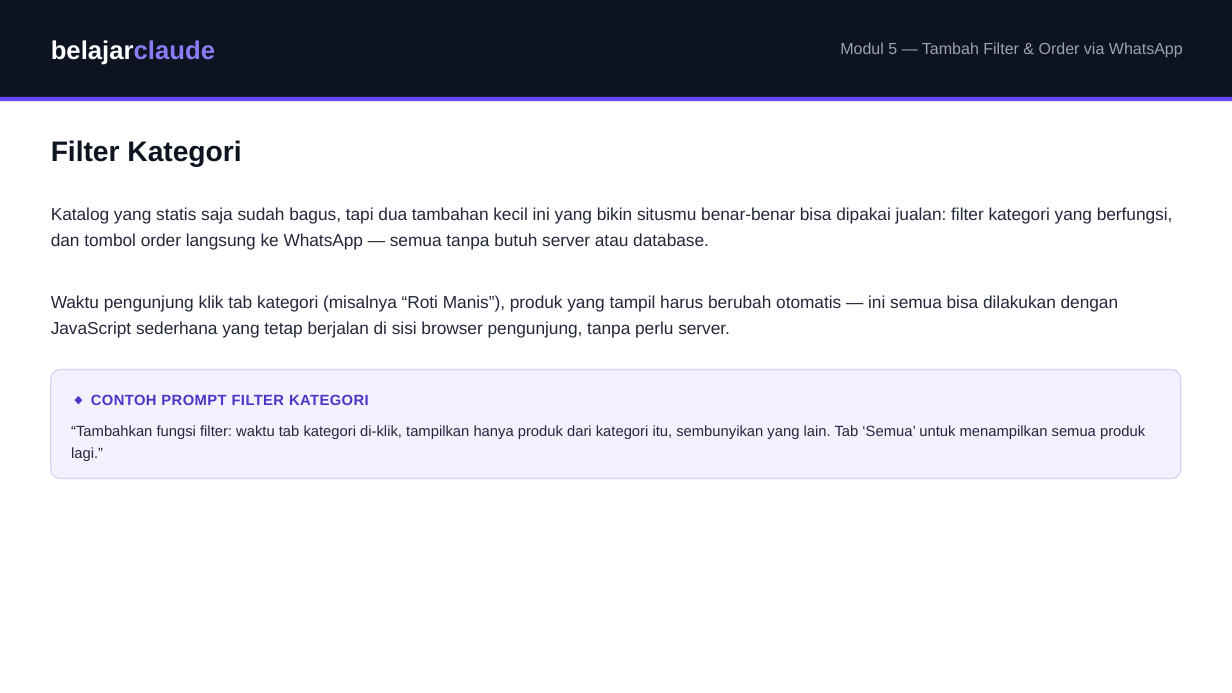
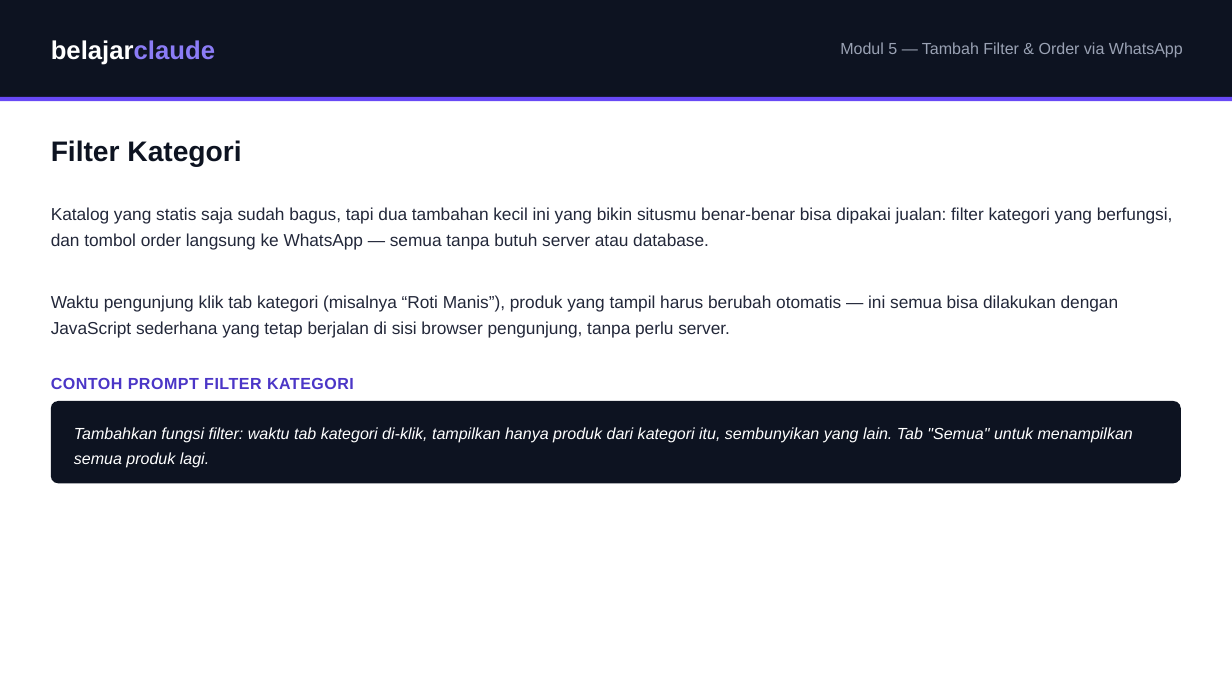
Before and after one commit to juliautomo/belajar-claude, a slide deck: slide 2 of Bikin-Website/M05-Tambah-Filter-Order-via-WhatsApp/BW-M05-Tambah-Filter-Order-via-WhatsApp.pptx. Drawn at 1232x693 pixels with LibreOffice and Linux fonts; fonts in the diff are those of the drawing. Boxes give left, top, right and bottom in pixels: in the first picture for what was removed or moved away, otherwise in the second. Text is boxed around its words. In the diff, an @@ line names an element or a change of style, - is before the commit and + after.

Commit message:
Align Bikin Website deck prompt-box styling with Analisis Data's
Analisis Data's decks visually distinguish an actual copy-paste prompt with
a dedicated dark-navy italic box (promptBox in ad_style.js), separate from
its light-purple instructional callouts. The Bikin Website decks were
showing example prompts inside the same generic light-purple callout as
regular tips, losing that distinction.

- M02, M04, M05: converted existing 'Contoh Prompt ...' callouts to a
  purple section label + dark prompt box, matching AD's exact pattern and
  colors.
- M01, M03, M08: added a prompt-box teaching moment where the module had
  none before, despite the site's own content page (bikin-website-content.html)
  already showing a real prompt at that point (.prompt-box class) -- pulled
  the exact wording from there so deck and site content agree.
- M06, M07 unchanged in content (GitHub/Vercel setup has no prompt-writing
  step, matching AD's own pattern of skipping promptBox where it doesn't apply).

Visually verified against rendered AD-M05 slides -- same navy/purple/green
palette, same box treatment, no overflow.

```diff
--- a/Bikin-Website/M05-Tambah-Filter-Order-via-WhatsApp/BW-M05-Tambah-Filter-Order-via-WhatsApp.pptx
+++ b/Bikin-Website/M05-Tambah-Filter-Order-via-WhatsApp/BW-M05-Tambah-Filter-Order-via-WhatsApp.pptx
@@ text at [51,378,354,389]: text changed; size 11.5 to 12.5 pt @@
-◆ CONTOH PROMPT FILTER KATEGORI
+CONTOH PROMPT FILTER KATEGORI
@@ rounded rectangle: place and size @@
-rounded rectangle at [51,370,1181,479]
+rounded rectangle at [51,401,1181,483]
@@ rounded rectangle at [51,401,1181,483]: fill #F3F0FF to #0D1321; outline #DCD3FB 1 pt to none; proportions changed @@
@@ text at [74,427,1133,467]: text changed; size 11.5 to 12.5 pt; text colour #23283A to #FFFFFF; italic on @@
-“Tambahkan fungsi filter: waktu tab kategori di-klik, tampilkan hanya produk dari kategori itu, sembunyikan yang lain. Tab ‘Semua’ untuk menampilkan semua produk lagi.”
+Tambahkan fungsi filter: waktu tab kategori di-klik, tampilkan hanya produk dari kategori itu, sembunyikan yang lain. Tab "Semua" untuk menampilkan semua produk lagi.
```
Also in this commit, not shown: 1 other slide changed, 5 other files.
